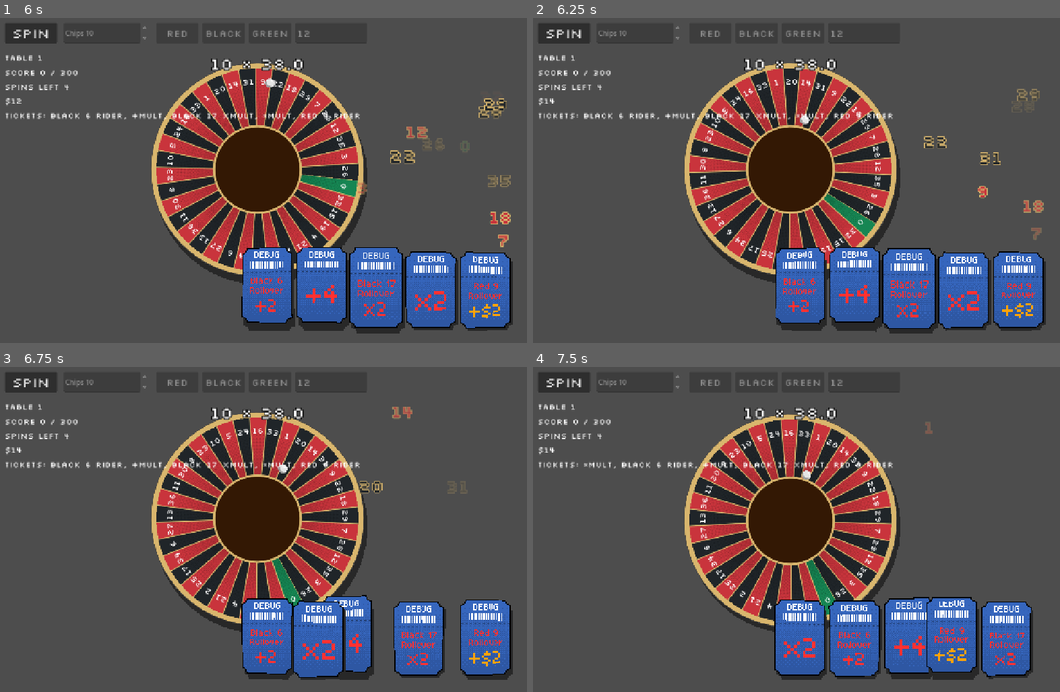
Above: before the commit, frames 1-4 (two rows, left to right).
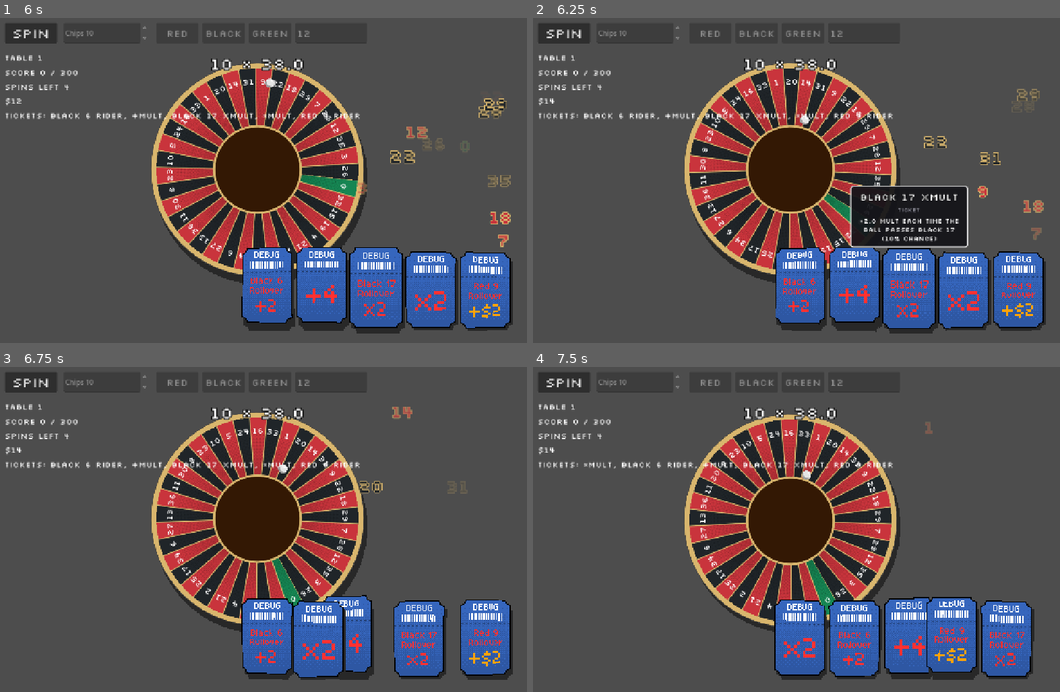
Above: after the commit, the same moments.

Repository: ross-ca/roulette-wheel
Game: Godot game, scene res://scenes/main_menu/main_menu.tscn
The game is run twice, just before and just after one commit, with the same random seed, the same clock (stepped at 60 frames per second) and the same inputs.
Inputs (mouse positions are in pixels of both pictures, inside the frame that each line leads up to):
- Up to frame 1 (6 s): click "New run" at 0.5 s; click (332, 34) at 1.27 s; type "12" at 1.35 s; click "Spin" at 2 s; click "Spin" at 2.75 s; click "Spin" at 3.5 s; drag from (268, 291) to (310, 99) at 4.27 s; drag from (268, 291) to (231, 242) at 5.02 s; move the mouse to (374, 291) at 5.77 s; click (374, 291) at 5.92 s
- Up to frame 2 (6.25 s): no input
- Up to frame 3 (6.75 s): drag from (432, 640) to (94, 474) at 6.52 s
- Up to frame 4 (7.5 s): drag from (1017, 640) to (817, 523) at 7.27 s

Frame 1 is identical in both runs. In frame 2, 3.7% of the frame differs, in the area x 60-83%, y 51-71%; in frame 3, 0.7%; in frame 4, 0.6%.

Commit message:
feat: add card tooltip

Diff:
--- a/project.godot
+++ b/project.godot
@@ -19,6 +19,7 @@
 
 Audio="*res://scenes/audio/audio.gd"
 Game="*res://scenes/game/game.gd"
+Tooltip="*res://scenes/tooltip/tooltip.tscn"
 
 [display]
 
--- a/scenes/card/card.gd
+++ b/scenes/card/card.gd
@@ -1,10 +1,20 @@
 class_name Card
 extends TextureRect
-## A card that tilts in 3D towards the cursor while hovered, using card_tilt.gdshader.
-## Instance card.tscn and set `texture`; leave scale/position to the parent scene.
+## The face of something the player holds or can buy: a ticket now, consumables and the like later.
+## A card is only a view. The `Modifier` it shows owns the data and behaviour and lives in the run;
+## the card can be thrown away and rebuilt from it at any time, and holds nothing worth saving. It
+## doesn't branch on what kind of thing it shows: it asks the item for its icon (and the tooltip asks
+## for its name, description and kind).
+##
+## Rule of thumb: if it changes the run, it doesn't go in Card. The card shows itself, tilts towards
+## the cursor (card_tilt.gdshader), pops on hover, pulses when its item triggers and shows the
+## `Tooltip` while hovered. What interacting with it means (drag to reorder, click to buy or use)
+## belongs to whatever holds the card: a CardContainer, the shop and so on.
+##
+## Instance card.tscn and call `setup`; leave scale/position to the parent scene.
 
-## The ticket this card shows. The ticket owns the data; the card only displays it.
-var ticket: Ticket
+## The thing this card shows.
+var item: Modifier
 
 ## Tilt in degrees when the cursor is at the edge of the card.
 @export_range(0.0, 60.0, 0.5) var max_tilt: float = 6.0
@@ -42,6 +52,12 @@
 ## Normally set by CardContainer.
 var idle_phase_offset := 0.0
 
+## True while the player is dragging the card, which hides its tooltip. Normally set by CardContainer.
+var held := false:
+	set(value):
+		held = value
+		_update_tooltip()
+
 ## Scale multiplier at the start of `pulse`.
 @export_range(1.0, 1.5, 0.01) var pulse_peak: float = 1.2
 
@@ -54,17 +70,17 @@
 var _tilt := Vector2.ZERO # (x_rot, y_rot) in degrees, as passed to the shader
 
 
-## Shows `new_ticket`. Call before the card enters the tree, or again to refresh after the
-## ticket's values change.
-func setup(new_ticket: Ticket) -> void:
-	if ticket and ticket.triggered.is_connected(pulse):
-		ticket.triggered.disconnect(pulse)
-	ticket = new_ticket
-	texture = ticket.icon
-	ticket.triggered.connect(pulse)
+## Shows `new_item`. Call before the card enters the tree, or again to show a different item. The
+## tooltip reads the item's description live, so changed values need no refresh.
+func setup(new_item: Modifier) -> void:
+	if item and item.triggered.is_connected(pulse):
+		item.triggered.disconnect(pulse)
+	item = new_item
+	texture = item.icon
+	item.triggered.connect(pulse)
 
 
-## A brief pop, e.g. when the ticket triggers. Retriggering restarts it.
+## A brief pop, e.g. when the item triggers. Retriggering restarts it.
 func pulse() -> void:
 	if _pulse_tween:
 		_pulse_tween.kill()
@@ -79,6 +95,10 @@
 	mouse_exited.connect(_set_hovered.bind(false))
 	resized.connect(_update_pivot)
 	_update_pivot()
+
+
+func _exit_tree() -> void:
+	Tooltip.hide_for(self) # freed or moved while hovered, so mouse_exited never comes
 
 
 func _process(delta: float) -> void:
@@ -114,13 +134,29 @@
 	scale = base_scale * lerpf(1.0, hover_scale, _hover_amount) * _pulse_scale
 
 
+## The card's rect on screen at `base_scale`, ignoring the hover pop and pulse, so the tooltip can
+## anchor to it without wobbling.
+func get_resting_screen_rect() -> Rect2:
+	var parent_xform := get_global_transform_with_canvas() * get_transform().affine_inverse()
+	var centre := position + pivot_offset
+	return parent_xform * Rect2(centre - pivot_offset * base_scale, size * base_scale)
+
+
 func _set_hovered(hovered: bool) -> void:
 	_hovered = hovered
+	_update_tooltip()
 	if hovered and hover_sound:
 		var pitch := 1.0 + randf_range(-hover_sound_pitch_variance, hover_sound_pitch_variance)
 		Audio.play_sfx(hover_sound, hover_sound_volume_db, pitch)
 
 
-# Scale (e.g. a future hover pop) should happen about the card's centre.
+func _update_tooltip() -> void:
+	if _hovered and not held and item:
+		Tooltip.show_for(self)
+	else:
+		Tooltip.hide_for(self)
+
+
+# Scale (the hover pop and pulse) should happen about the card's centre.
 func _update_pivot() -> void:
 	pivot_offset = size / 2.0
--- a/scenes/card_container/card_container.gd
+++ b/scenes/card_container/card_container.gd
@@ -3,7 +3,9 @@
 extends Container
 ## Lays its children (cards) out in a horizontal row, accounting for each child's scale.
 ## Unlike HBoxContainer, which ignores scale, so scaled cards would overlap or leave gaps.
-## At runtime the cards can be dragged left and right to reorder them.
+## At runtime the cards can be dragged left and right to reorder them. That's the one interaction
+## this container gives a card; what the new order means (e.g. ticket trigger order) is up to the
+## scene that uses it, via `order_changed`.
 
 ## Emitted after a drag ends with the cards in a different order than they started.
 signal order_changed
@@ -43,29 +45,31 @@
 var _dragged: Control
 var _grab_dx := 0.0 # mouse x minus the dragged card's position.x when it was picked up
 var _order_at_grab: Array[Control] = []
+var _mouse_filters := {} # Control -> MouseFilter, of the other cards while one is dragged
 var _targets := {} # Control -> Vector2, the position its slot wants
 var _phase_index := {} # Control -> int, fixed when a card is first seen
 var _next_phase_index := 0
 
 
-## Replaces the cards with one per ticket, in order.
-func set_tickets(tickets: Array[Ticket]) -> void:
+## Replaces the cards with one per item, in order.
+func set_items(items: Array) -> void:
 	for child in get_children():
 		remove_child(child) # out of the tree now, so _cards() doesn't see it before it's freed
 		child.queue_free()
-	for ticket in tickets:
+	for item: Modifier in items:
 		var card: Card = CARD_SCENE.instantiate()
-		card.setup(ticket)
+		card.setup(item)
 		add_child(card)
 
 
-## The tickets of the cards, in their current left-to-right order.
-func get_tickets() -> Array[Ticket]:
-	var tickets: Array[Ticket] = []
+## The items of the cards, in their current left-to-right order. Assign it to a typed array
+## (e.g. `run.tickets.assign(...)`) to get the item type back.
+func get_items() -> Array[Modifier]:
+	var items: Array[Modifier] = []
 	for card in _cards():
 		if card is Card:
-			tickets.append(card.ticket)
-	return tickets
+			items.append(card.item)
+	return items
 
 
 func _ready() -> void:
@@ -171,8 +175,10 @@
 func _forget(node: Node) -> void:
 	_targets.erase(node)
 	_phase_index.erase(node)
+	_mouse_filters.erase(node)
 	if node == _dragged:
 		_dragged = null
+		_restore_mouse_filters()
 
 
 func _on_card_gui_input(event: InputEvent, card: Control) -> void:
@@ -183,6 +189,14 @@
 		_grab_dx = get_local_mouse_position().x - card.position.x
 		_order_at_grab = _cards()
 		card.z_index = 1 # draw over its neighbours
+		if "held" in card:
+			card.set("held", true)
+		# Mouse picking goes by tree order, not z_index, so a neighbour later in the tree would
+		# take the hover (and its tooltip) whenever the dragged card is over it.
+		for other in _order_at_grab:
+			if other != card:
+				_mouse_filters[other] = other.mouse_filter
+				other.mouse_filter = Control.MOUSE_FILTER_IGNORE
 
 
 ## Moves the dragged card with the mouse and swaps it into whichever slot it's nearest.
@@ -209,8 +223,17 @@
 	var card := _dragged
 	_dragged = null
 	card.z_index = 0 # it eases back to its slot from where it was dropped
+	if "held" in card:
+		card.set("held", false)
+	_restore_mouse_filters()
 	if _cards() != _order_at_grab:
 		order_changed.emit()
+
+
+func _restore_mouse_filters() -> void:
+	for other: Control in _mouse_filters:
+		other.mouse_filter = _mouse_filters[other]
+	_mouse_filters.clear()
 
 
 func _cards() -> Array[Control]:
--- a/scenes/modifiers/modifier.gd
+++ b/scenes/modifiers/modifier.gd
@@ -2,9 +2,29 @@
 extends Resource
 ## Base for anything that bends the rules: tickets, boss rules and other effects. Subclasses
 ## override only the hooks they need. `Modifiers` calls them in order on every active modifier.
+##
+## A modifier is the thing itself: it owns its data and behaviour, lives in the RunState and is saved
+## with it. It never knows how it's shown. A `Card` (and its tooltip) is only a view of it, built
+## from `display_name`, `icon`, `get_description()` and `get_kind_name()`, and listening to
+## `triggered`.
+
+## Emitted when the modifier does something worth showing, e.g. for its card to pulse. UI only: the
+## effect itself has already happened by the time this fires.
+signal triggered
 
 @export var display_name: String = ""
 @export var icon: Texture2D
+
+
+## What the modifier does, with its current values filled in, for its tooltip. Subclasses override
+## this so the numbers come from the same fields the hooks use. May contain BBCode.
+func get_description() -> String:
+	return ""
+
+
+## What kind of thing this is, shown on its tooltip, e.g. "Ticket". Empty shows nothing.
+func get_kind_name() -> String:
+	return ""
 
 
 ## Value hooks: take the value so far and return the new one.
--- a/scenes/modifiers/ticket.gd
+++ b/scenes/modifiers/ticket.gd
@@ -2,17 +2,11 @@
 extends Modifier
 ## Our version of jokers. The player holds them in `RunState.tickets`, and their order there is the
 ## order they trigger in.
-
-## Emitted when the ticket does something worth showing, for its card to pulse. UI only: the
-## effect itself has already happened by the time this fires.
-signal triggered
 
 ## Stable name used to look the ticket up in the TicketDatabase.
 @export var id: StringName = &""
 @export var price: int = 4
 
 
-## What the ticket does, with its current values filled in. Subclasses override this so the
-## numbers come from the same fields the hooks use.
-func get_description() -> String:
-	return ""
+func get_kind_name() -> String:
+	return "Ticket"
--- a/scenes/play/play.gd
+++ b/scenes/play/play.gd
@@ -37,7 +37,7 @@
 
 # Dragging cards reorders the tickets, and ticket order is a mechanic.
 func _on_cards_order_changed() -> void:
-	_run.tickets = _cards.get_tickets()
+	_run.tickets.assign(_cards.get_items())
 	Game.save_run()
 	_hud.show_round(_run, _step)
 
@@ -62,7 +62,7 @@
 		Modifiers.notify(_run, &"round_started", [_run.current_round])
 		Game.save_run()
 
-	_cards.set_tickets(_run.tickets)
+	_cards.set_items(_run.tickets)
 	_cards.order_changed.connect(_on_cards_order_changed)
 
 	_hud.show_round(_run, _step)
--- /dev/null
+++ b/scenes/tooltip/tooltip.gd
@@ -0,0 +1,66 @@
+extends CanvasLayer
+## Autoload ("Tooltip"): the one tooltip, shared by every card on every screen. It's another view of
+## the card's item, the detailed one next to the card's compact face: name, kind and description,
+## all read from the item, never by checking what type it is.
+##
+## It lives here rather than inside the card so it isn't scaled with the card, draws over every other
+## card, and only one can show at a time. Cards call `show_for` and `hide_for`; it follows the card
+## each frame and stays on screen.
+
+## Gap in pixels between the card and the tooltip.
+const GAP := 12.0
+## Closest the tooltip gets to the edge of the screen.
+const SCREEN_MARGIN := 8.0
+
+var _card: Card
+
+@onready var _panel: PanelContainer = $Panel
+@onready var _title: Label = %Title
+@onready var _kind: Label = %Kind
+@onready var _description: RichTextLabel = %Description
+
+
+## Shows `card`'s item, replacing whatever was showing.
+func show_for(card: Card) -> void:
+	_card = card
+	var item := card.item
+	_title.text = item.display_name
+	_kind.text = item.get_kind_name()
+	_kind.visible = not _kind.text.is_empty()
+	_description.text = item.get_description()
+	_description.visible = not _description.text.is_empty()
+	_update()
+
+
+## Hides the tooltip if it's still showing `card`, so a late exit from the last card can't hide the
+## one the cursor has just moved onto.
+func hide_for(card: Card) -> void:
+	if _card == card:
+		_card = null
+		_update()
+
+
+func _ready() -> void:
+	_update()
+
+
+func _process(_delta: float) -> void:
+	_update()
+
+
+func _update() -> void:
+	# Paused, the cards stop hearing the mouse, so a tooltip left up would never go away.
+	_panel.visible = is_instance_valid(_card) and not get_tree().paused
+	if not _panel.visible:
+		return
+	_panel.size = _panel.get_combined_minimum_size() # shrink back after a longer description
+
+	# Centred above the card, or below it if there's no room above, kept on screen.
+	var card_rect := _card.get_resting_screen_rect()
+	var screen := get_viewport().get_visible_rect().grow(-SCREEN_MARGIN)
+	var pos := Vector2(card_rect.get_center().x - _panel.size.x / 2.0, card_rect.position.y - GAP - _panel.size.y)
+	if pos.y < screen.position.y:
+		pos.y = card_rect.end.y + GAP
+	pos.x = clampf(pos.x, screen.position.x, maxf(screen.position.x, screen.end.x - _panel.size.x))
+	pos.y = clampf(pos.y, screen.position.y, maxf(screen.position.y, screen.end.y - _panel.size.y))
+	_panel.position = pos
--- /dev/null
+++ b/scenes/tooltip/tooltip.tscn
@@ -0,0 +1,66 @@
+[gd_scene format=3]
+
+[ext_resource type="Script" path="res://scenes/tooltip/tooltip.gd" id="1_script"]
+[ext_resource type="FontFile" uid="uid://bjqcqudoiecha" path="res://assets/fonts/Silkscreen-Regular.ttf" id="2_font"]
+
+[sub_resource type="StyleBoxFlat" id="StyleBoxFlat_panel"]
+bg_color = Color(0.08, 0.08, 0.1, 0.94)
+border_width_left = 3
+border_width_top = 3
+border_width_right = 3
+border_width_bottom = 3
+border_color = Color(0.85, 0.85, 0.85, 1)
+corner_radius_top_left = 6
+corner_radius_top_right = 6
+corner_radius_bottom_right = 6
+corner_radius_bottom_left = 6
+content_margin_left = 14.0
+content_margin_top = 10.0
+content_margin_right = 14.0
+content_margin_bottom = 12.0
+
+[sub_resource type="LabelSettings" id="LabelSettings_title"]
+font = ExtResource("2_font")
+font_size = 24
+outline_size = 6
+outline_color = Color(0, 0, 0, 1)
+
+[sub_resource type="LabelSettings" id="LabelSettings_kind"]
+font = ExtResource("2_font")
+font_size = 14
+font_color = Color(0.65, 0.65, 0.7, 1)
+
+[node name="Tooltip" type="CanvasLayer"]
+process_mode = 3
+layer = 5
+script = ExtResource("1_script")
+
+[node name="Panel" type="PanelContainer" parent="."]
+visible = false
+custom_minimum_size = Vector2(280, 0)
+mouse_filter = 2
+theme_override_styles/panel = SubResource("StyleBoxFlat_panel")
+
+[node name="Items" type="VBoxContainer" parent="Panel"]
+mouse_filter = 2
+theme_override_constants/separation = 6
+
+[node name="Title" type="Label" parent="Panel/Items"]
+unique_name_in_owner = true
+label_settings = SubResource("LabelSettings_title")
+horizontal_alignment = 1
+
+[node name="Kind" type="Label" parent="Panel/Items"]
+unique_name_in_owner = true
+label_settings = SubResource("LabelSettings_kind")
+horizontal_alignment = 1
+
+[node name="Description" type="RichTextLabel" parent="Panel/Items"]
+unique_name_in_owner = true
+mouse_filter = 2
+theme_override_fonts/normal_font = ExtResource("2_font")
+theme_override_font_sizes/normal_font_size = 16
+bbcode_enabled = true
+fit_content = true
+scroll_active = false
+horizontal_alignment = 1
Not shown, added: scenes/tooltip/tooltip.gd.uid
Not shown, changed: CLAUDE.md
Not shown, changed: docs/architecture.md
Not shown, changed: docs/scene-flow.md
